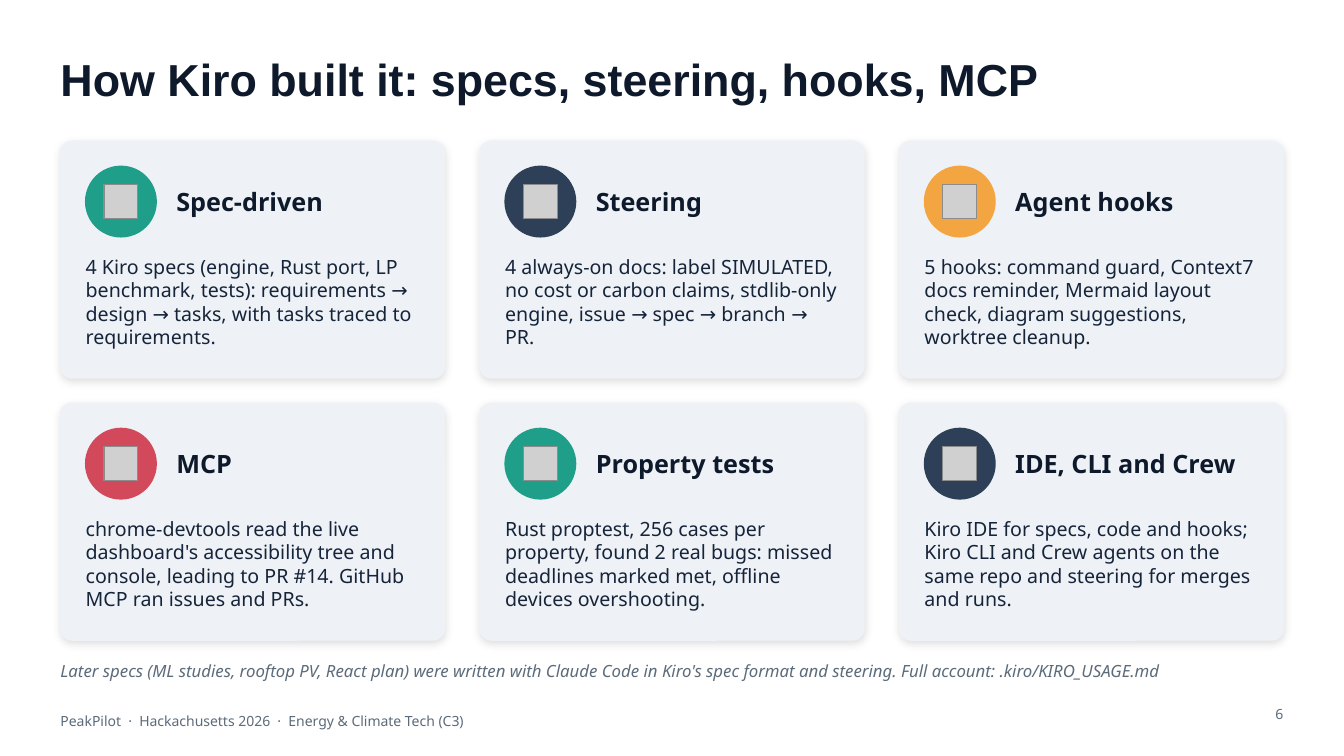
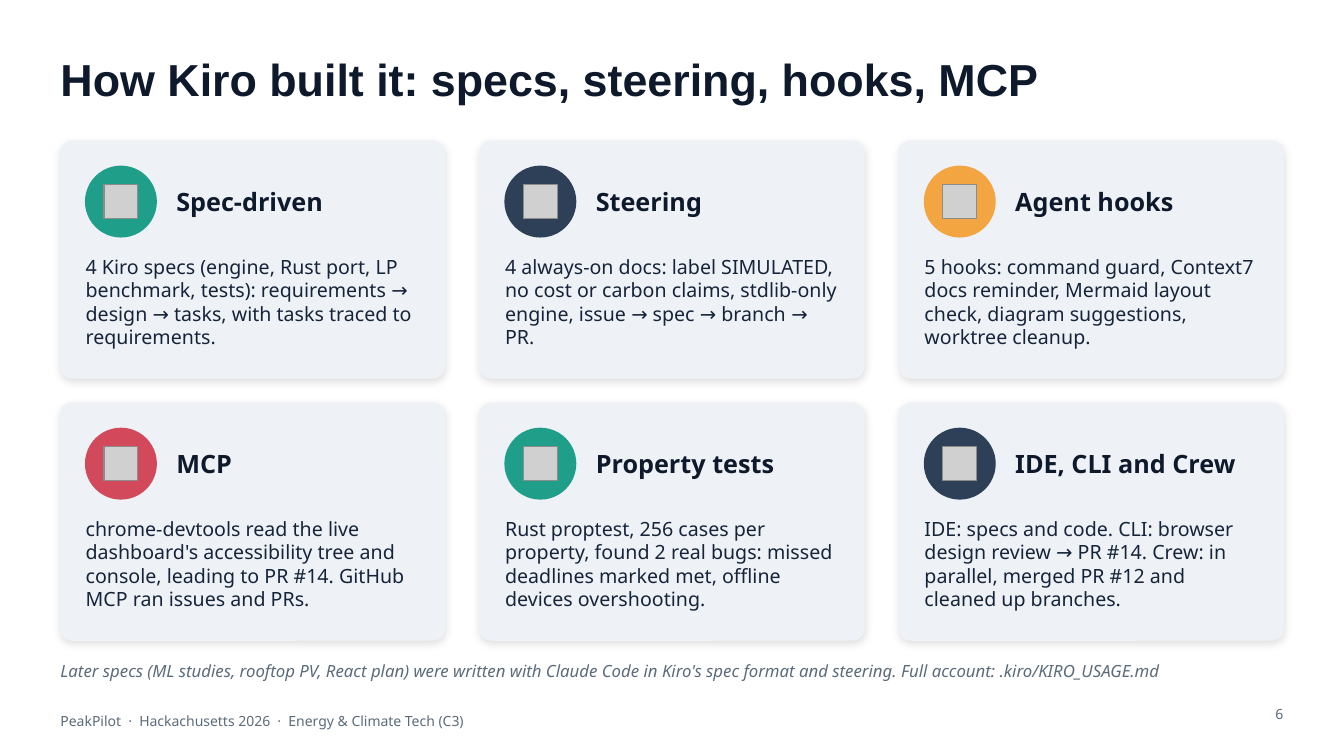
Before and after one commit to sohampatwardhan/PeakPilot, a slide deck: slide 6 of docs/PeakPilot_deck.pptx. Drawn at 1344x756 pixels with LibreOffice and Linux fonts; fonts in the diff are those of the drawing; grey boxes stand for pictures. Boxes give left, top, right and bottom in pixels: in the first picture for what was removed or moved away, otherwise in the second. Text is boxed around its words. In the diff, an @@ line names an element or a change of style, - is before the commit and + after.

```diff
--- a/docs/PeakPilot_deck.pptx
+++ b/docs/PeakPilot_deck.pptx
@@ text at (924,521,1233,611): text changed @@
-Kiro IDE for specs, code and hooks; Kiro CLI and Crew agents on the same repo and steering for merges and runs.
+IDE: specs and code. CLI: browser design review → PR #14. Crew: in parallel, merged PR #12 and cleaned up branches.
```
Also in this commit, not shown: 1 other file.
